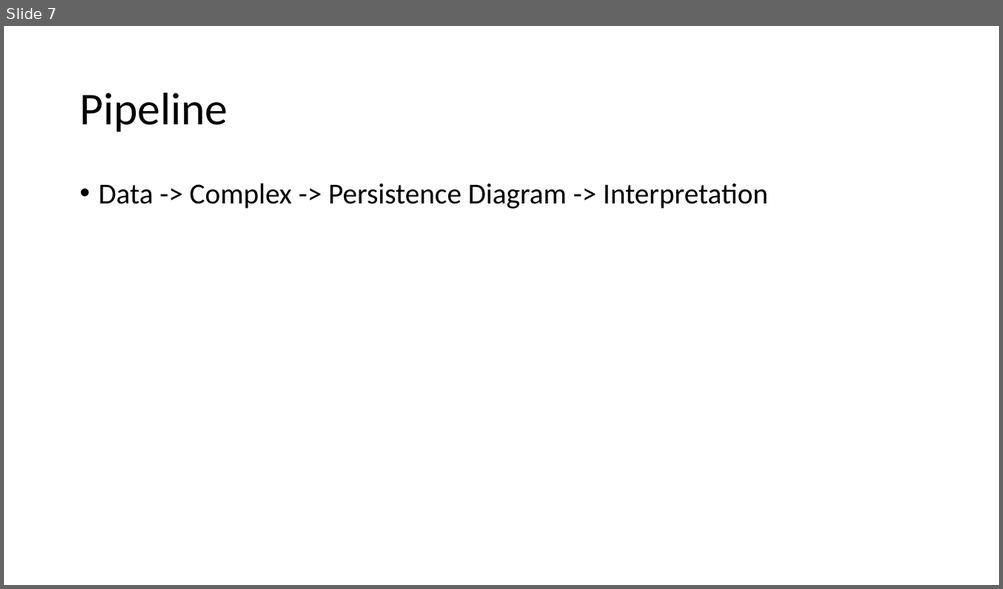
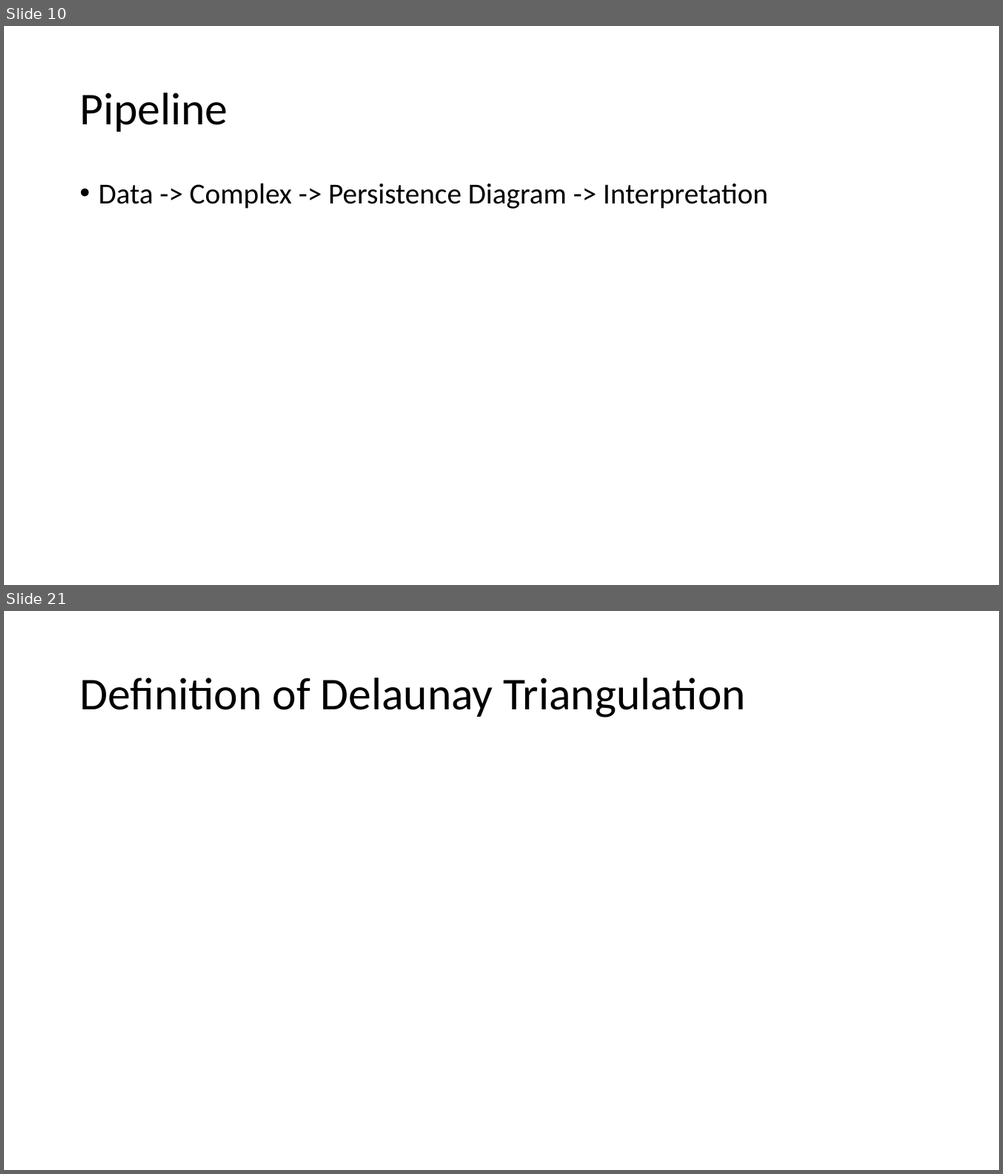
Before and after one commit to amish-mishra/TDA-shape-classification-using-DR, a slide deck: Delaunay-Rips_Paper/Computation_of_Persistent_Homology_Presentation.pptx. Shown one above the other, each under a label of ours: slide 7 before the commit, slides 10 and 21 after it; the slides between them are not shown. The pictures are 1003x589 and 1003x1174 pixels, drawn with LibreOffice and Linux fonts; fonts in the diff are those of the drawing. Boxes give left, top, right and bottom in pixels: in the first picture for what was removed or moved away, otherwise in the second. Text is boxed around its words. In the diff, an @@ line names an element or a change of style, - is before the commit and + after.

```diff
--- a/Delaunay-Rips_Paper/Computation_of_Persistent_Homology_Presentation.pptx
+++ b/Delaunay-Rips_Paper/Computation_of_Persistent_Homology_Presentation.pptx
@@ slide 21 added at <box>4,611,999,1170</box>, background #FFFFFF @@
@@ title added at <box>79,678,745,718</box>, 44 pt, text #000000 @@
+Definition of Delaunay Triangulation
@@ what was slide 7 is now slide 10 @@
```
Also in this commit, not shown: 2 slides changed, 27 other slides added, 1 other file.
